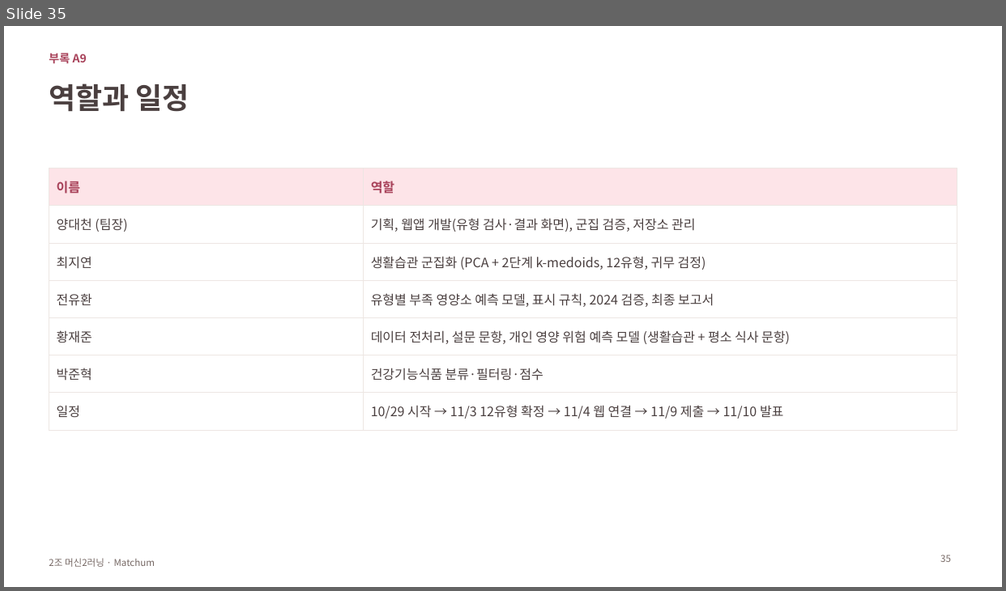
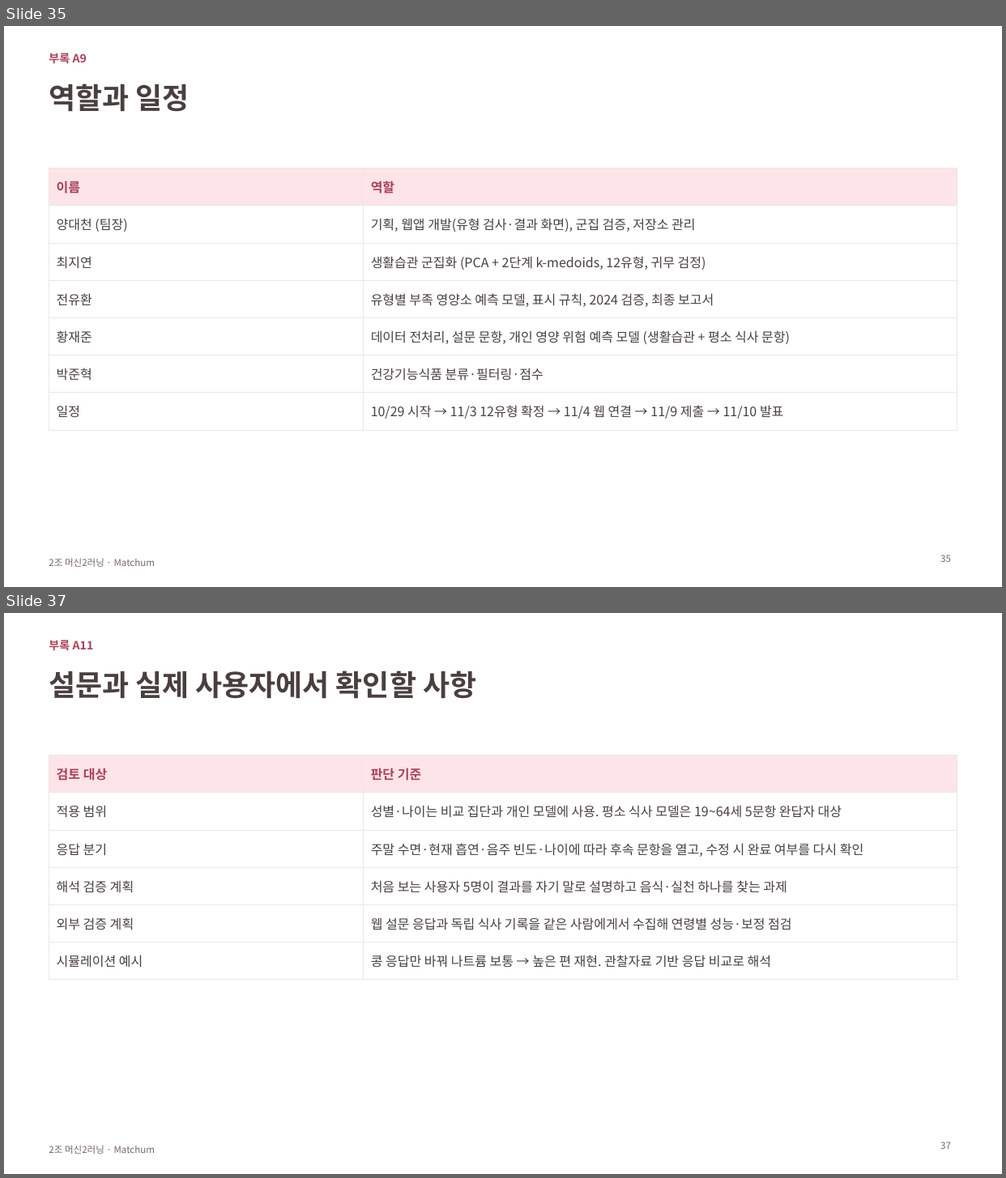
Before and after one commit to BigskyYang/Matchum, a slide deck: Yuhwan/발표_B안/최종발표_B안_생활습관유형_부족영양소.pptx. Shown one above the other, each under a label of ours: slide 35 before the commit, slides 35 and 37 after it; the slides between them are not shown. The pictures are 1006x591 and 1006x1178 pixels, drawn with LibreOffice and Linux fonts; fonts in the diff are those of the drawing. Boxes give left, top, right and bottom in pixels: in the first picture for what was removed or moved away, otherwise in the second. Text is boxed around its words. In the diff, an @@ line names an element or a change of style, - is before the commit and + after.

Commit message:
feat(web): 유형 설명과 개인 예측을 구분하고 설문 분기 및 발표 자료 개편

```diff
--- a/Yuhwan/발표_B안/최종발표_B안_생활습관유형_부족영양소.pptx
+++ b/Yuhwan/발표_B안/최종발표_B안_생활습관유형_부족영양소.pptx
@@ slide 37 added at (4, 613, 1002, 1174), background #FFFFFF; not listed: 1 template element that a slide beside it also shows @@
@@ text added at (49, 640, 94, 651), 11 pt, text #A8425A, bold @@
+부록 A11
@@ title added at (49, 671, 476, 699), 28 pt, text #4A3F3F, bold @@
+설문과 실제 사용자에서 확인할 사항
@@ table added at (49, 756, 957, 971), 6 rows, 2 columns @@
+검토 대상 | 판단 기준
+적용 범위 | 성별·나이는 비교 집단과 개인 모델에 사용. 평소 식사 모델은 19~64세 5문항 완답자 대상
+응답 분기 | 주말 수면·현재 흡연·음주 빈도·나이에 따라 후속 문항을 열고, 수정 시 완료 여부를 다시 확인
+해석 검증 계획 | 처음 보는 사용자 5명이 결과를 자기 말로 설명하고 음식·실천 하나를 찾는 과제
+외부 검증 계획 | 웹 설문 응답과 독립 식사 기록을 같은 사람에게서 수집해 연령별 성능·보정 점검
+시뮬레이션 예시 | 콩 응답만 바꿔 나트륨 보통 → 높은 편 재현. 관찰자료 기반 응답 비교로 해석
@@ page number added at (940, 1142, 951, 1149), 9 pt, text #766864 @@
+37
```
Also in this commit, not shown: 12 slides changed, 4 other slides added, 1 slide removed, 36 other files.
